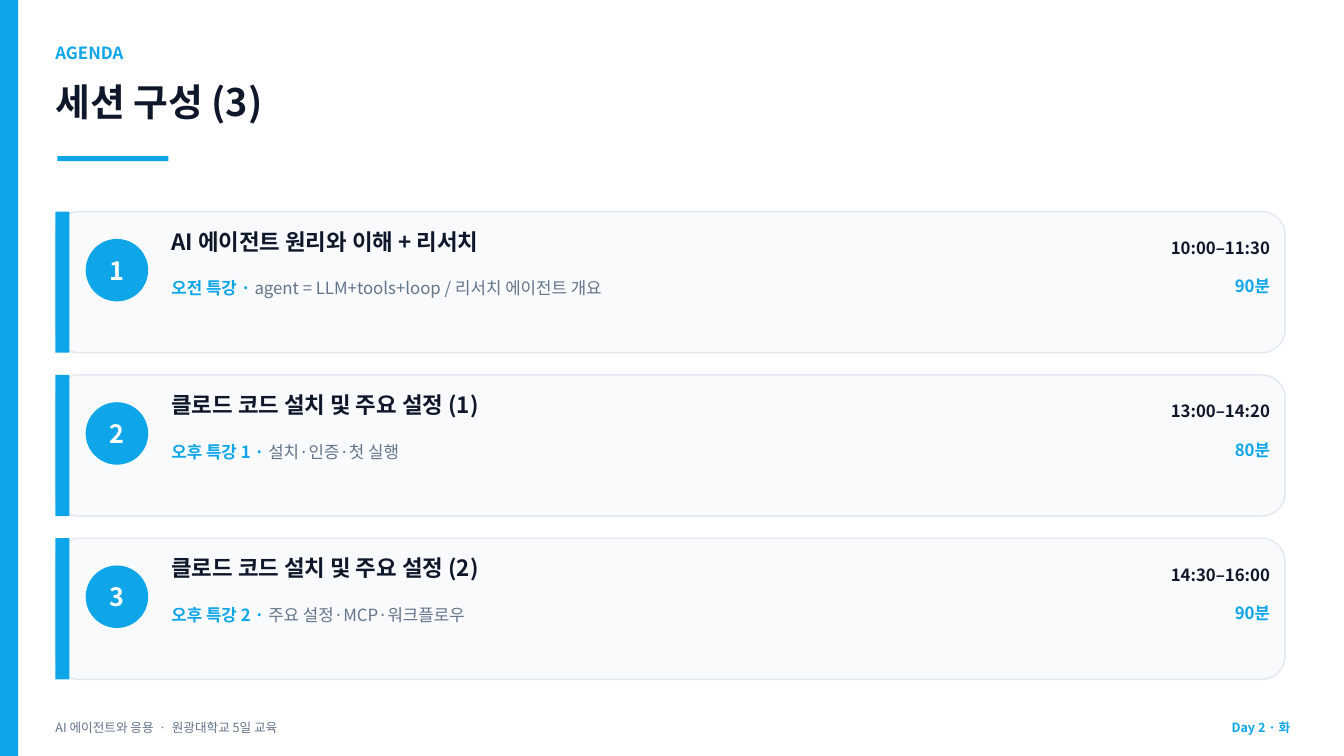
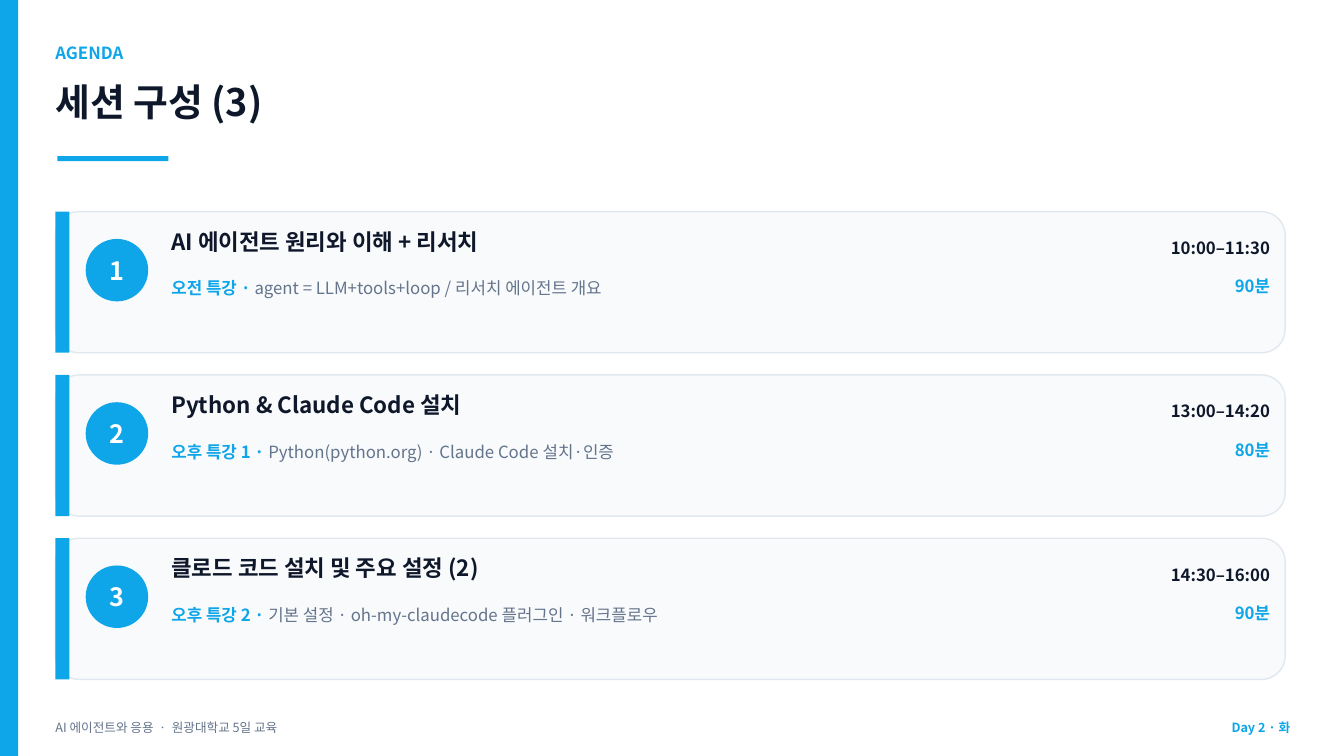
Before and after one commit to jyshin-22/wku-ai-agent-program, a slide deck: slide 3 of slides/day2.pptx. Drawn at 1344x756 pixels with LibreOffice and Linux fonts; fonts in the diff are those of the drawing. Boxes give left, top, right and bottom in pixels: in the first picture for what was removed or moved away, otherwise in the second. Text is boxed around its words. In the diff, an @@ line names an element or a change of style, - is before the commit and + after.

```diff
--- a/slides/day2.pptx
+++ b/slides/day2.pptx
@@ text at (171, 394, 461, 418): text changed @@
-클로드 코드 설치 및 주요 설정 (1)
+Python & Claude Code 설치
@@ text at (171, 444, 614, 462): text changed @@
-오후 특강 1 · 설치·인증·첫 실행
+오후 특강 1 · Python(python.org) · Claude Code 설치·인증
@@ text at (171, 607, 658, 625): text changed @@
-오후 특강 2 · 주요 설정·MCP·워크플로우
+오후 특강 2 · 기본 설정 · oh-my-claudecode 플러그인 · 워크플로우
```
Also in this commit, not shown: 15 other slides changed, 4 slides added, 7 other files.
